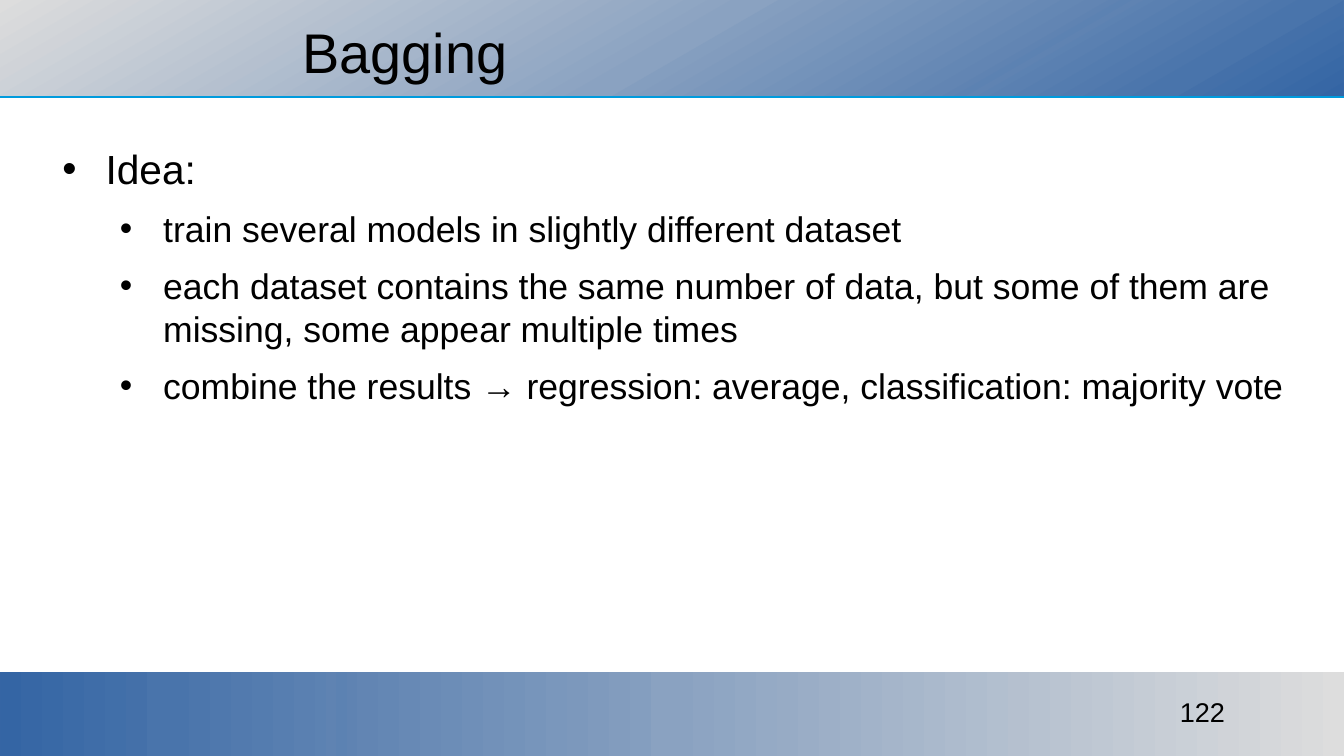
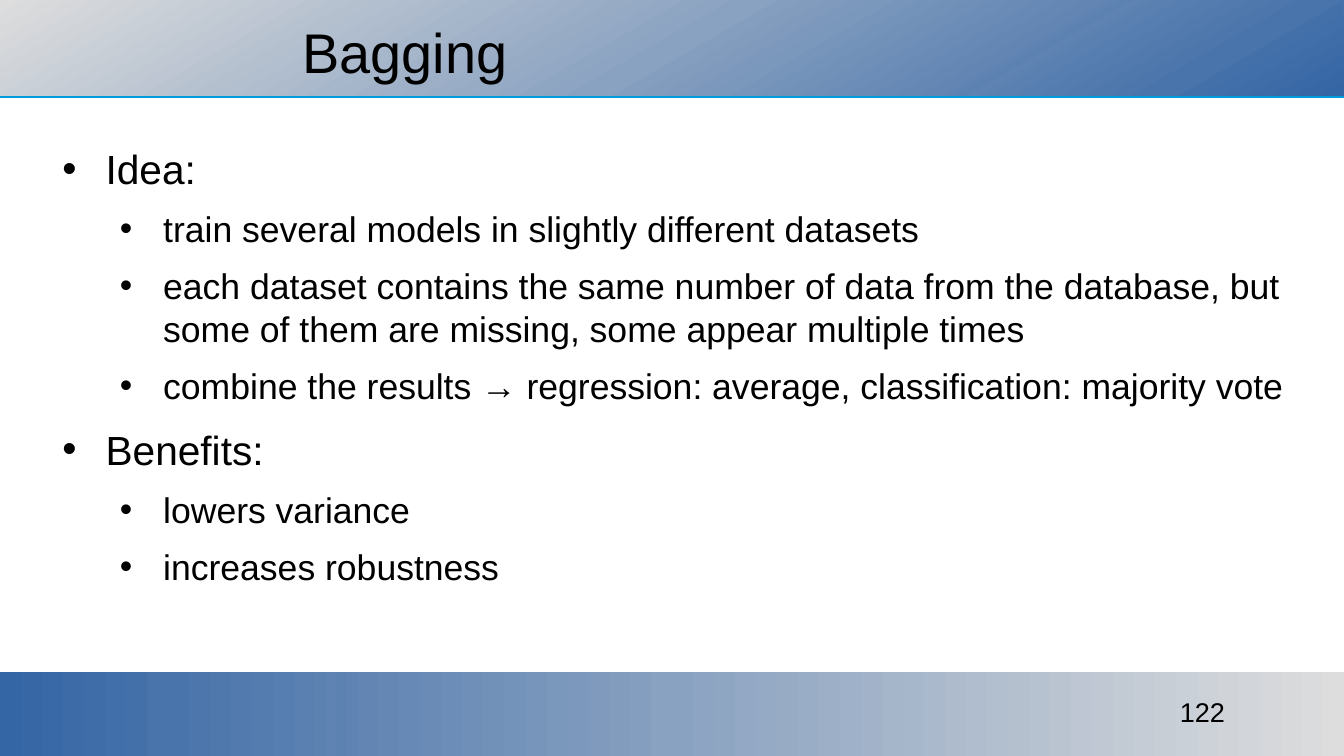
Before and after one commit to ajakovac/ML-in-Practice-I, a slide deck: slide 122 of ML in practice.odp. Drawn at 1344x756 pixels with LibreOffice and Linux fonts; fonts in the diff are those of the drawing; background and template pictures are left out. Boxes give left, top, right and bottom in pixels: in the first picture for what was removed or moved away, otherwise in the second. Text is boxed around its words. In the diff, an @@ line names an element or a change of style, - is before the commit and + after.

```diff
--- a/ML in practice.odp
+++ b/ML in practice.odp
@@ text at (x1=163, y1=216, x2=1279, y2=349): text changed @@
-  • train several models in slightly different dataset
-  • each dataset contains the same number of data, but some of them are missing, some appear multiple times
+  • train several models in slightly different datasets
+  • each dataset contains the same number of data from the database, but some of them are missing, some appear multiple times
@@ text at (x1=106, y1=435, x2=499, y2=581): paragraphs added @@
+• Benefits:
+  • lowers variance
+  • increases robustness
```
Also in this commit, not shown: 5 other slides changed, 20 slides added, 15 other files.
